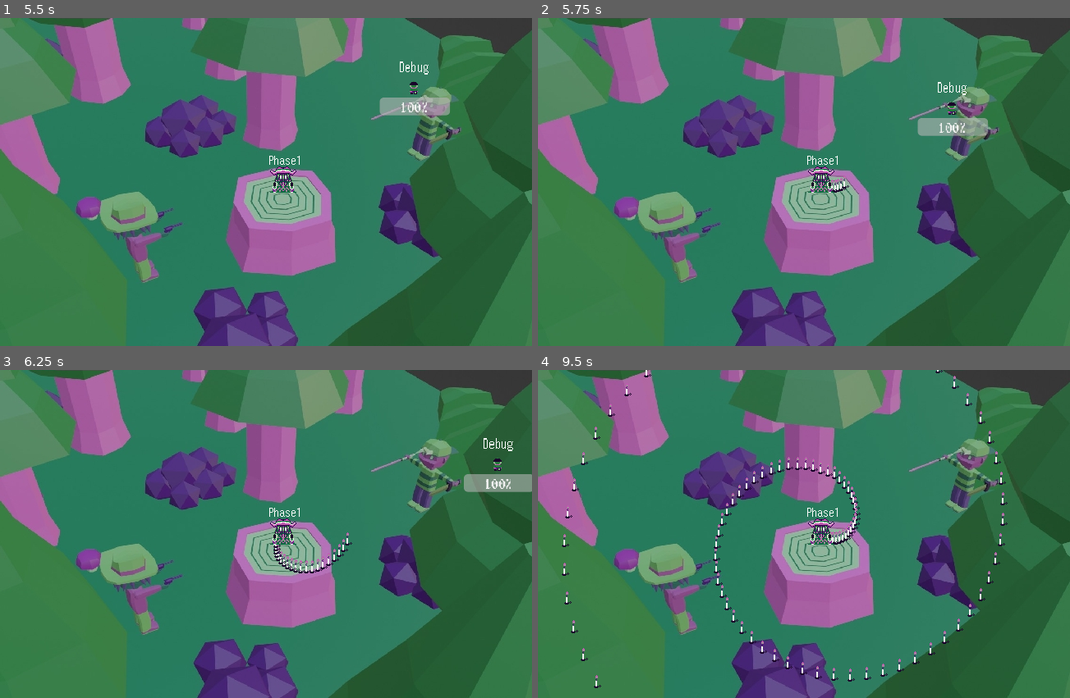
Above: before the commit, frames 1-4 (two rows, left to right).
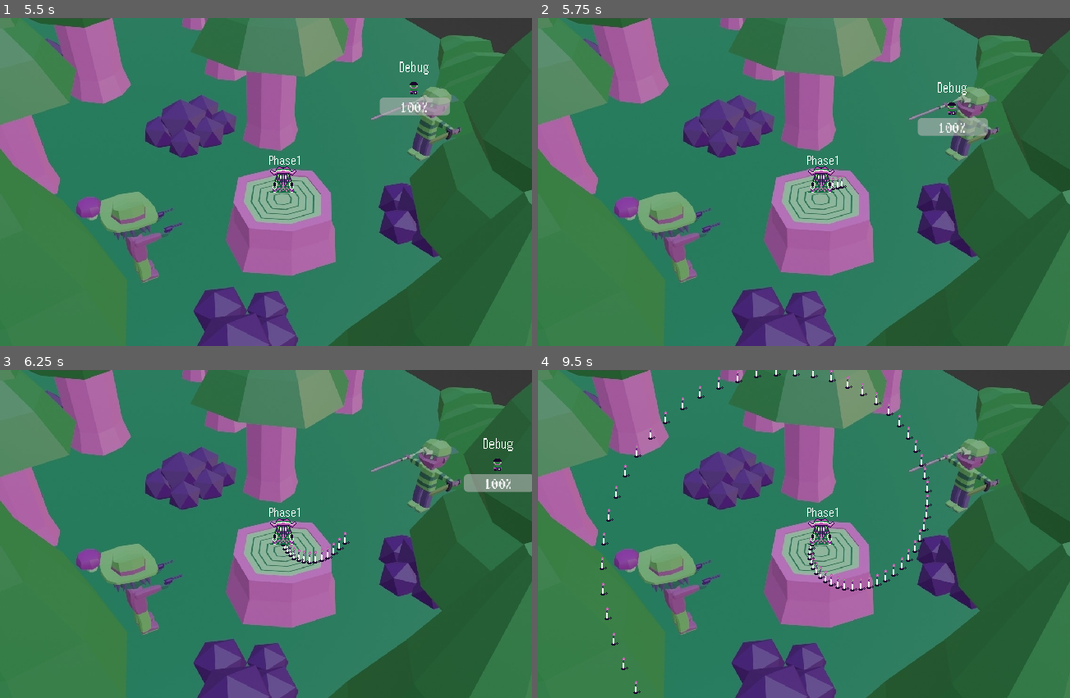
Above: after the commit, the same moments.

Repository: b4k4kozmo/bullet-hell-24
Game: Godot game, scene res://boss_room.tscn
Two runs of this game, one before a commit and one after it. Both use one fixed random seed, a clock stepped at 60 frames per second and the inputs below.
Inputs:
- Up to frame 1 (5.5 s): tap Enter at 0.5, 3.5 s; hold Right (ui_right) 0.53-1.28 s; hold Shift (walk) 0.53-1.28 s; hold Down (ui_down) 1.28-2.03 s; tap Shift (walk) at 1.35, 2.85, 4.35 s; hold Right (ui_right) 2.03-2.78 s; hold Shift (walk) 2.03-2.78 s; tap Space at 2.75, 4.25 s; hold Up (ui_up) 2.78-3.53 s; hold Shift (walk) 3.53-4.28 s; hold Left (ui_left) 3.53-5.03 s; hold Down (ui_down) from 5.03 s (still down); hold Shift (walk) from 5.03 s (still down)
- Up to frame 2 (5.75 s): keep holding Down (ui_down); keep holding Shift (walk)
- Up to frame 3 (6.25 s): release Down (ui_down) at 5.78 s; release Shift (walk) at 5.78 s; hold Right (ui_right) from 5.78 s (still down); tap Shift (walk) at 5.85 s
- Up to frame 4 (9.5 s): release Right (ui_right) at 6.53 s; hold Up (ui_up) 6.53-7.28 s; hold Shift (walk) 6.53-7.28 s; hold Right (ui_right) 7.28-8.03 s; tap Shift (walk) at 7.35, 8.85 s; hold Down (ui_down) 8.03-8.78 s; hold Shift (walk) 8.03-8.78 s; hold Left (ui_left) from 8.78 s (still down)

Frame 1 is identical in both runs. In frame 2, less than 0.1% of the frame differs, in the area x 54-59%, y 48-54%; in frame 3, 0.4%; in frame 4, 2.2%, in the area x 4-89%, y 0-99%.

Commit message:
adjusted sounds and speed

Diff:
--- a/player.tscn
+++ b/player.tscn
@@ -39,3 +39,4 @@
 
 [node name="AudioStreamPlayer2D" type="AudioStreamPlayer2D" parent="."]
 stream = ExtResource("5_jick7")
+volume_db = 7.0
--- a/spaghetti.tscn
+++ b/spaghetti.tscn
@@ -23,7 +23,7 @@
 texture = ExtResource("1_merht")
 
 [node name="Speed" type="Timer" parent="."]
-wait_time = 0.033
+wait_time = 0.05
 
 [node name="Duration" type="Timer" parent="."]
 wait_time = 7.0
